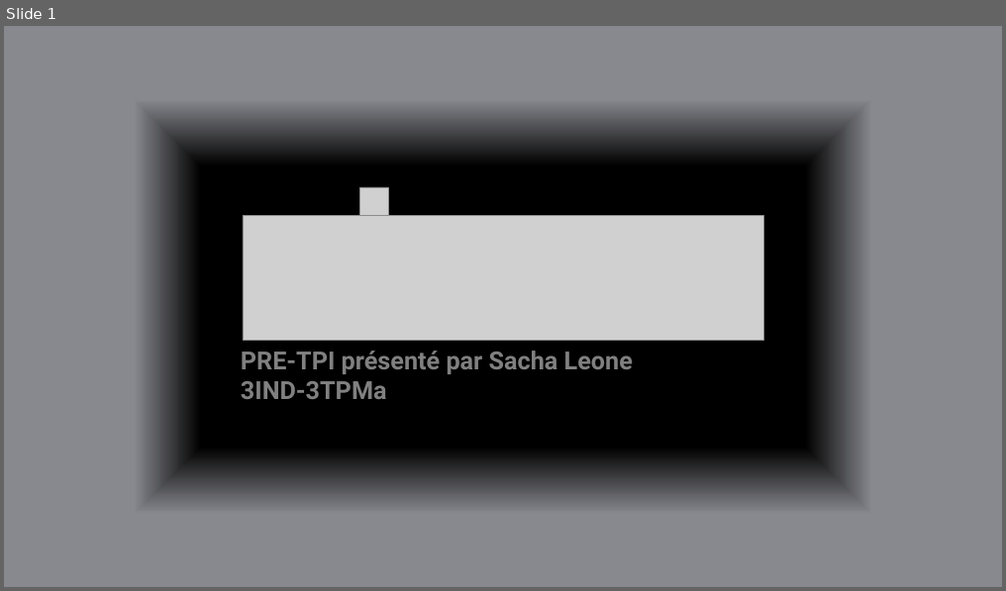
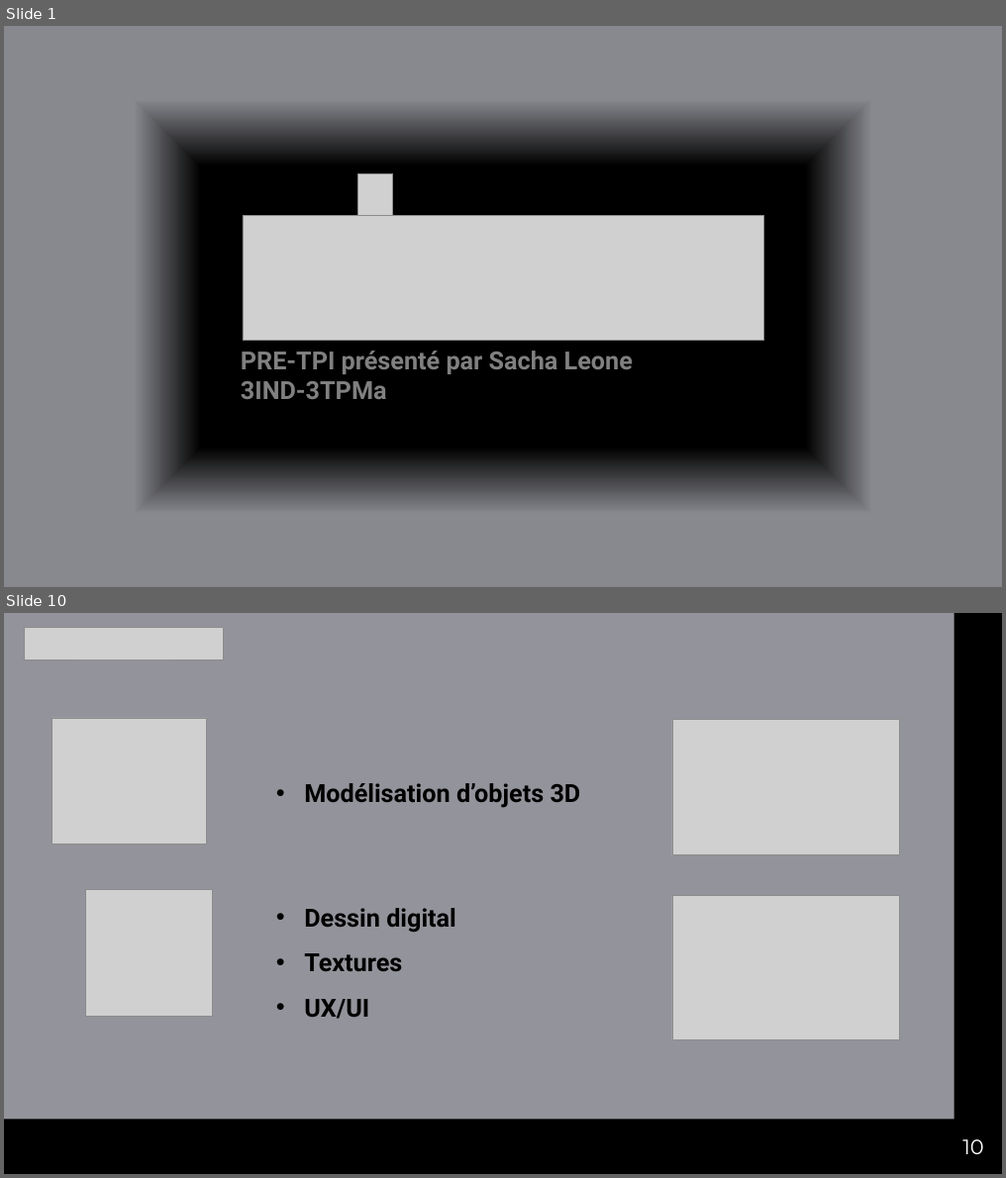
Before and after one commit to sacha-riccardo-leone/DIMEN, a slide deck: Doc/Présentation/Présentation_DIMEN.pptx. Shown one above the other, each under a label of ours: slide 1 before the commit, slides 1 and 10 after it; the slides between them are not shown. The pictures are 1006x591 and 1006x1178 pixels, drawn with LibreOffice and Linux fonts; fonts in the diff are those of the drawing; grey boxes stand for pictures. Boxes give left, top, right and bottom in pixels: in the first picture for what was removed or moved away, otherwise in the second. Text is boxed around its words. In the diff, an @@ line names an element or a change of style, - is before the commit and + after.

```diff
--- a/Doc/Présentation/Présentation_DIMEN.pptx
+++ b/Doc/Présentation/Présentation_DIMEN.pptx
@@ slide 10 added at [4,613,1002,1174], background #93939B @@
@@ picture added at [24,627,224,660] @@
@@ rectangle added at [954,613,1002,1174], fill #000000 @@
@@ picture added at [52,718,207,845] @@
@@ picture added at [672,719,900,856] @@
@@ text added at [304,783,581,808], 24 pt, text #000000, bold @@
+• Modélisation d’objets 3D
@@ picture added at [85,889,212,1016] @@
@@ text added at [304,908,456,1019], 24 pt, text #000000, bold @@
+• Dessin digital
+• Textures
+• UX/UI
@@ picture added at [672,895,900,1041] @@
@@ rectangle added at [4,1119,1002,1174], fill #000000 @@
@@ page number added at [962,1140,983,1155], 20 pt, text #FFFFFF @@
+10
@@ slide 1 changed as well @@
@@ picture: place and size @@
-picture at [360,187,389,216]
+picture at [357,174,392,215]
```
Also in this commit, not shown: 18 other slides added, 4 slides removed, 48 other files.
